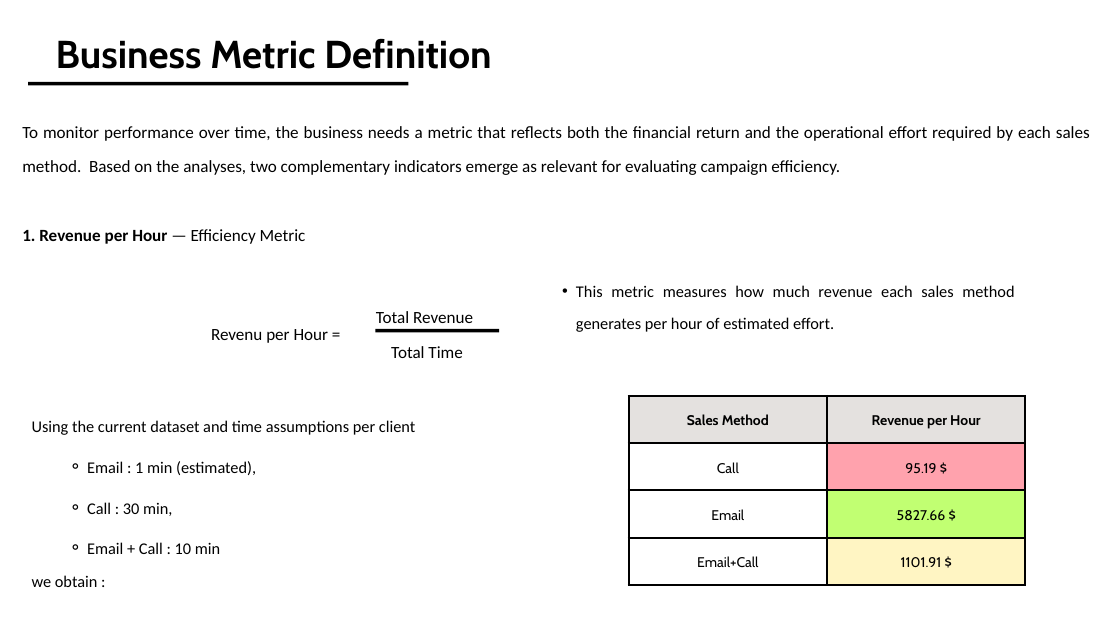
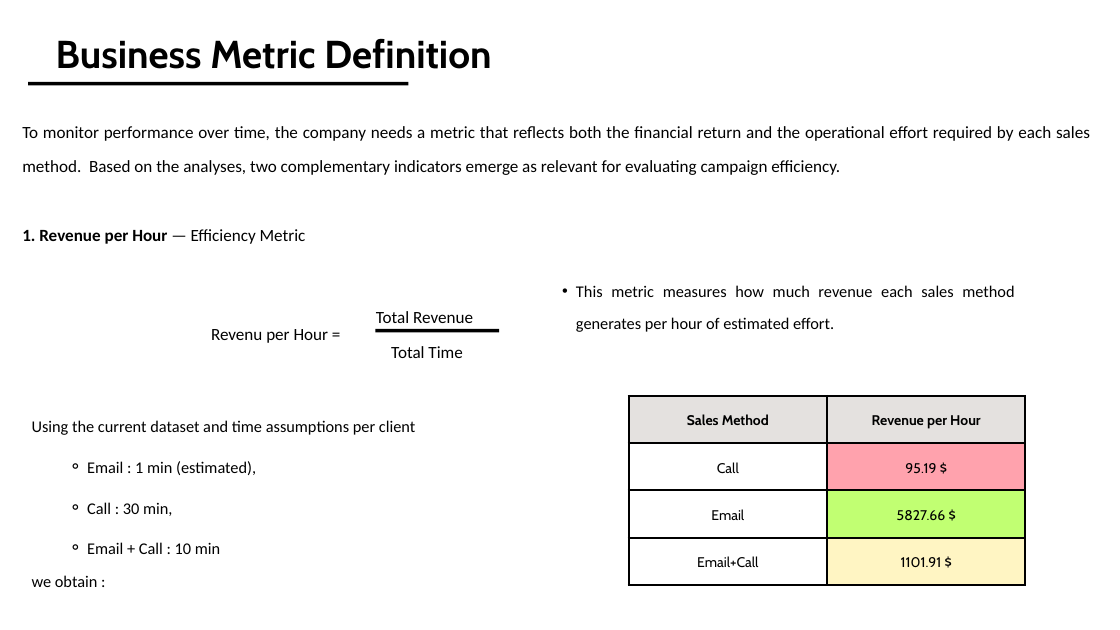
Before and after one commit to A-Helkias/Data-Analyst-Certification, a slide deck: slide 9 of Presentation - Data Analyst Certification.pptx. Drawn at 1120x630 pixels with LibreOffice and Linux fonts; fonts in the diff are those of the drawing. Boxes give left, top, right and bottom in pixels: in the first picture for what was removed or moved away, otherwise in the second. Text is boxed around its words. In the diff, an @@ line names an element or a change of style, - is before the commit and + after.

```diff
--- a/Presentation - Data Analyst Certification.pptx
+++ b/Presentation - Data Analyst Certification.pptx
@@ text at bbox=[22, 126, 1090, 175]: text changed @@
-To monitor performance over time, the business needs a metric that reflects both the financial return and the operational effort required by each sales method. Based on the analyses, two complementary indicators emerge as relevant for evaluating campaign efficiency.
+To monitor performance over time, the company needs a metric that reflects both the financial return and the operational effort required by each sales method. Based on the analyses, two complementary indicators emerge as relevant for evaluating campaign efficiency.
```
Also in this commit, not shown: 6 other slides changed, 2 other files.
